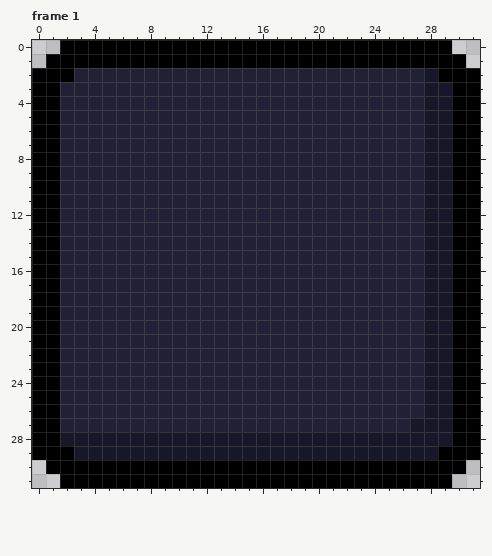
File history of a pixel-art file, Assets/HUD/ItemSlot.aseprite. The first picture shows the starting point.
32x32 pixels, 1 frame. Shown: frame 1. The commit also changed other frames, which this record leaves out.
Once edited:
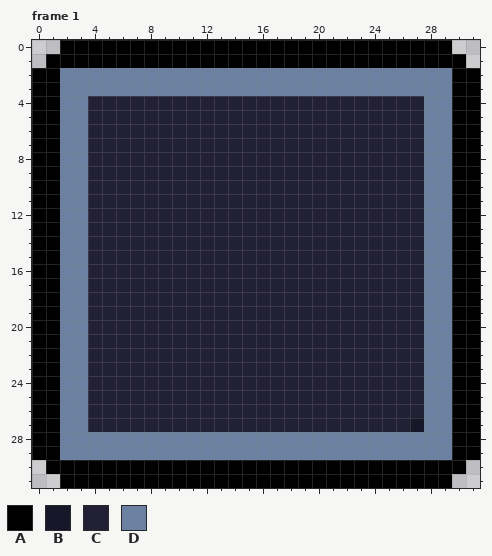
Palette (. is transparent): A #000000  B #161728  C #222034  D #6c81a1
The exact change:
layer "Layer 2" added
Frame 1, layer "Layer 2":
y 2: x 2..29 ACCCCCCCCCCCCCCCCCCCCCCCCCBA -> DDDDDDDDDDDDDDDDDDDDDDDDDDDD
y 3: x 2..29 CCCCCCCCCCCCCCCCCCCCCCCCCCBB -> DDDDDDDDDDDDDDDDDDDDDDDDDDDD
y 4..27: x 2..3 CC -> DD; x 28..29 BB -> DD
y 28: x 2..29 BBBBBBBBBBBBBBBBBBBBBBBBBBBB -> DDDDDDDDDDDDDDDDDDDDDDDDDDDD
y 29: x 2..29 ABBBBBBBBBBBBBBBBBBBBBBBBBBA -> DDDDDDDDDDDDDDDDDDDDDDDDDDDD
Pixel boxes of the changes (left, top, right, bottom) in both pictures:
changed: (60, 68, 452, 460)
